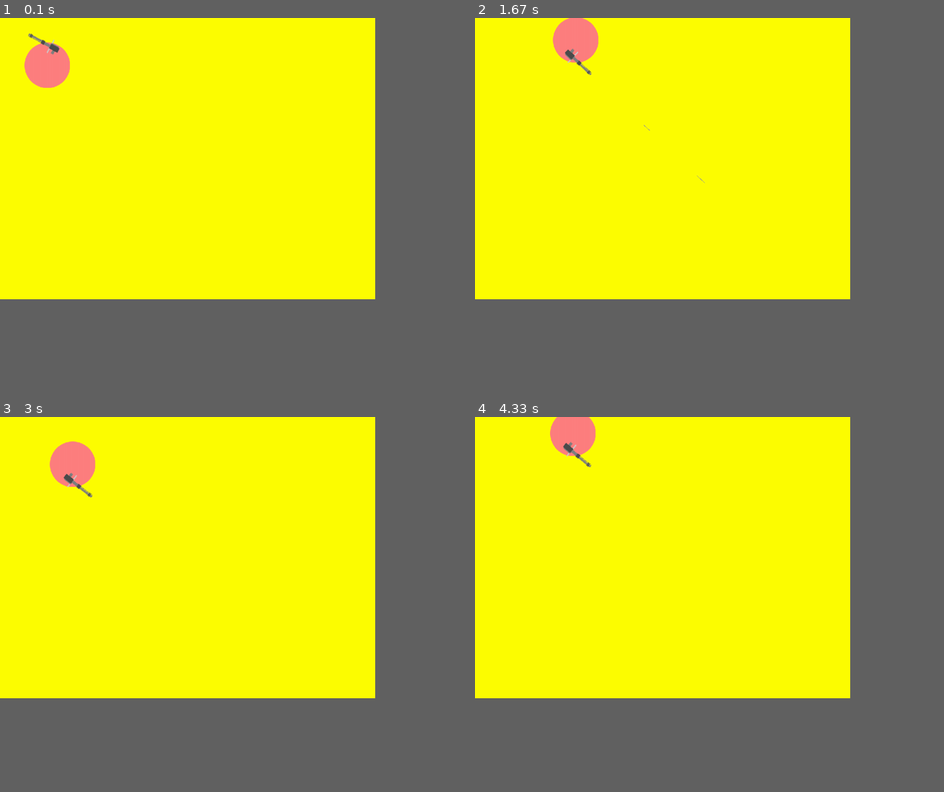
Above: before the commit, frames 1-4 (two rows, left to right).
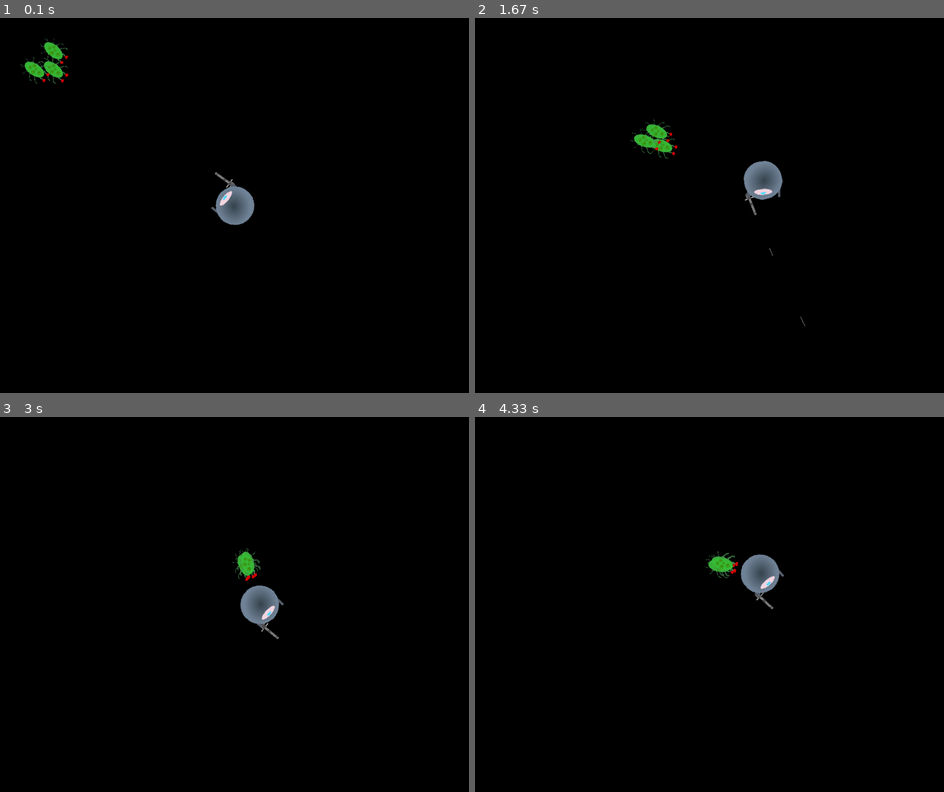
Above: after the commit, the same moments.

Repository: 12ali21/pygame-shooter
Game: pygame game, started from main.py
Two runs of this game, one before a commit and one after it. Both use one fixed random seed, a clock stepped at 60 frames per second and the inputs below.
Inputs (mouse positions are in pixels of both pictures, inside the frame that each line leads up to):
- Up to frame 1 (0.1 s): no input
- Up to frame 2 (1.67 s): press the mouse at (859, 194) at 0.37 s; move the mouse to (784, 213) at 0.47 s; release the mouse at (709, 231) at 0.6 s; hold D 0.67-1.13 s; click (596, 209) at 0.75 s; hold W 1.17-1.47 s; click (564, 291) at 1.25 s; hold D from 1.5 s (still down); click (765, 239) at 1.58 s
- Up to frame 3 (3 s): release D at 1.97 s; hold A 2-2.53 s; click (121, 529) at 2.08 s; hold S 2.57-2.87 s; click (239, 645) at 2.65 s; hold A from 2.9 s (still down); click (412, 747) at 2.98 s
- Up to frame 4 (4.33 s): release A at 3.3 s; hold W 3.33-3.7 s; click (634, 480) at 3.42 s; hold D from 3.73 s (still down); click (873, 702) at 3.82 s
In our replay, the window is 720x540 before the commit and 900x720 after it. These sizes can differ from the game's own. Grey fills any space a smaller window leaves; there, only what the larger window draws over its background counts as a difference.

The runs differ from the first frame. In frame 1, 60% of the frame differs, in the area x 0-80%, y 0-75%; in frame 2, 60%, in the area x 0-80%, y 0-83%; in frame 3, 60%; in frame 4, 60%.

Commit message:
player image and basic enemy ai

Diff:
--- /dev/null
+++ b/character.py
@@ -0,0 +1,92 @@
+import pygame
+from pygame.sprite import Group
+import util
+from groups import *
+from weapon import MiniGun
+import math
+
+class Character(pygame.sprite.Sprite):
+    def __init__(self, *groups: Group, image, rect, hp) -> None:
+        super().__init__(*groups)
+        self.original_image = image
+        self.original_rect = rect
+        self.image = self.original_image
+        self.rect = self.original_rect
+
+        self.hitpoints = hp
+
+    def damage(self, amount):
+        self.hitpoints -= amount
+        if(self.hitpoints <= 0):
+            self.kill()
+
+
+
+class Player(Character):
+    weapon = None
+    movement_speed = 200
+
+    def __init__(self, *groups: Group) -> None:
+        image, rect = util.load_image("player.png", scale=0.55)
+        window_size = pygame.display.get_window_size()
+        rect.center = (window_size[0] / 2, window_size[1] / 2)
+        super().__init__(*groups, image=image, rect=rect, hp=1000)
+
+
+
+    def update(self, dt):
+
+        # Get pressed keys
+        keys = pygame.key.get_pressed()
+        if(keys[pygame.K_w]):
+            self.rect.y -= dt * self.movement_speed
+        if(keys[pygame.K_s]):
+            self.rect.y += dt * self.movement_speed
+        if(keys[pygame.K_d]):
+            self.rect.x += dt * self.movement_speed
+        if(keys[pygame.K_a]):
+            self.rect.x -= dt * self.movement_speed
+
+        if(self.weapon):
+            if(pygame.mouse.get_pressed(3)[0] == True):
+                self.weapon.set_shooting(True)
+            else:
+                self.weapon.set_shooting(False)
+
+        target_pos = pygame.mouse.get_pos()
+        direction = (pygame.Vector2(target_pos) - self.rect.center).angle_to((0,0))
+        self.image = pygame.transform.rotate(self.original_image, direction-90)
+        self.rect = self.image.get_rect(center = self.rect.center)
+
+
+    def assign_weapon(self, weapon: MiniGun):
+        self.weapon = weapon
+
+
+
+class Amoebite(Character):
+    movement_speed = 250
+    def __init__(self, *groups: Group, coordinates, target) -> None:
+
+        image, rect = util.load_image('enemy1.png', scale=0.1)
+        rect.center = coordinates
+
+        self.target = target
+        super().__init__(*groups, image=image, rect=rect, hp=250)
+
+    def update(self, dt):
+        target_vector = util.get_vector(self.rect.center, self.target.rect.center)
+        direction = target_vector.angle_to((0,0))
+        self.image = pygame.transform.rotate(self.original_image, direction - 90)
+        self.rect = self.image.get_rect(center=self.rect.center)
+
+        if(target_vector.length() > 100):
+            angle_radians = math.radians(direction)
+            print(self.rect, end='  ')
+            self.rect = self.rect.move(math.cos(angle_radians)*dt*self.movement_speed, -math.sin(angle_radians)*dt*self.movement_speed)
+            print(self.rect)
+
+        collided_bullets = self.rect.collideobjectsall(player_projectile_group.sprites())
+        for b in collided_bullets:
+            self.damage(b.damage)
+            b.kill()
--- /dev/null
+++ b/groups.py
@@ -0,0 +1,4 @@
+import pygame
+
+all_sprites_group = pygame.sprite.Group()
+player_projectile_group = pygame.sprite.Group()
--- a/main.py
+++ b/main.py
@@ -5,23 +5,29 @@
 import math
 import os
 from projectile import Projectile
-from player import Player
+from character import *
 from weapon import MiniGun
-from util import all_sprites_group
+from groups import *
+import util
 
 pygame.init()
 
 main_dir = os.path.split(os.path.abspath(__file__))[0]
 
-screen = pygame.display.set_mode((800,600))
+screen = pygame.display.set_mode((1000,800))
 clock = pygame.time.Clock()
 
 dt = 0
 
 projectiles_group = pygame.sprite.Group()
 
-player = Player(all_sprites_group, coordinates=(100,100))
-gun = MiniGun(all_sprites_group, wielder=player, dist_to_center=player.rect.width/2)
+player = Player()
+gun = MiniGun(wielder=player, dist_to_center=player.rect.width/2)
+enemy = Amoebite(all_sprites_group, coordinates=(100,100), target=player)
+enemy = Amoebite(all_sprites_group, coordinates=(60,100), target=player)
+enemy = Amoebite(all_sprites_group, coordinates=(100,60), target=player)
+
+all_sprites_group.add(gun, player)
 player.assign_weapon(gun)
 
 
@@ -45,7 +51,7 @@
     all_sprites_group.update(dt)
 
     # Draw background (DON'T DRAW ANYTHING BEFORE THIS)
-    screen.fill('yellow')
+    screen.fill('black')
     all_sprites_group.draw(screen)
     pygame.display.flip()
 
--- a/player.py
+++ /dev/null
@@ -1,37 +0,0 @@
-import pygame
-from pygame.sprite import Group
-import util
-from weapon import MiniGun
-
-class Player(pygame.sprite.Sprite):
-    weapon = None
-    player_speed = 200
-
-    def __init__(self, *groups: Group, coordinates: tuple) -> None:
-        super().__init__(*groups)
-        self.image, self.rect = util.load_image("player.png", scale=0.65)
-        self.rect.center = coordinates
-
-    def update(self, dt):
-
-
-        # Get pressed keys
-        keys = pygame.key.get_pressed()
-        if(keys[pygame.K_w]):
-            self.rect.y -= dt * self.player_speed
-        if(keys[pygame.K_s]):
-            self.rect.y += dt * self.player_speed
-        if(keys[pygame.K_d]):
-            self.rect.x += dt * self.player_speed
-        if(keys[pygame.K_a]):
-            self.rect.x -= dt * self.player_speed
-
-        if(self.weapon):
-            if(pygame.mouse.get_pressed(3)[0] == True):
-                self.weapon.shooting = True
-            else:
-                self.weapon.shooting = False
-
-
-    def assign_weapon(self, weapon: MiniGun):
-        self.weapon = weapon
--- a/projectile.py
+++ b/projectile.py
@@ -6,7 +6,7 @@
 from pygame.sprite import Group
 
 class Projectile(pygame.sprite.Sprite):
-    def __init__(self, *groups: Group, rect: pygame.Rect , image, direction, speed) -> None:
+    def __init__(self, *groups: Group, rect: pygame.Rect , image, direction, speed, damage) -> None:
         super().__init__(*groups)
 
         self.image = image
@@ -14,6 +14,8 @@
 
         self.speed = speed
         self.direction = direction
+
+        self.damage = damage
 
     def update(self, dt):
         angle = math.radians(self.direction)
@@ -36,4 +38,4 @@
         self.rect = self.image.get_rect()
         self.rect.center = starting_pos
 
-        super().__init__(*groups, rect=self.rect, image=self.image, direction=direction, speed=5000)
+        super().__init__(*groups, rect=self.rect, image=self.image, direction=direction, speed=5000, damage=8)
--- a/util.py
+++ b/util.py
@@ -4,7 +4,6 @@
 main_dir = os.path.split(os.path.abspath(__file__))[0]
 data_dir = os.path.join(main_dir, "data")
 
-all_sprites_group = pygame.sprite.Group()
 
 
 # functions to create our resources
@@ -36,3 +35,6 @@
     sound = pygame.mixer.Sound(fullname)
 
     return sound
+
+def get_vector(point1, point2):
+    return pygame.Vector2(point2) - pygame.Vector2(point1)
--- a/weapon.py
+++ b/weapon.py
@@ -4,6 +4,7 @@
 import math
 import random
 from projectile import MinigunBullet
+from groups import *
 
 class MiniGun(pygame.sprite.Sprite):
 
@@ -12,32 +13,54 @@
         self.shooting = False
         self.fire_rate = 4000
         self.time_between_shots = 0
+        self.shooting_started = False
+
+        self.shooting_sound = util.load_sound('minigun_shooting.mp3')
 
         super().__init__(*groups)
         self.wielder = wielder
         print(dist_to_center)
-        self.original_image, self.original_rect = util.load_image("minigun.png", scale=0.5)
+        self.original_image, self.original_rect = util.load_image("minigun.png", scale=0.35)
 
         self.image = self.original_image
         self.rect = self.original_rect
 
     def update(self, dt):
-        offset_vector = pygame.Vector2(-20, -40)
-        pivot_vector = pygame.Vector2(self.wielder.rect.width/2, 0)
 
+        # need wielder facing for fixing the position of gun
         wielder_facing = (pygame.Vector2(self.target_pos) - self.wielder.rect.center).angle_to((0,0))
+        # and gun faces this direction
         gun_facing = (pygame.Vector2(self.target_pos) - self.rect.center).angle_to((0,0))
-        if math.fabs(gun_facing - wielder_facing) > 50:
+
+        # FIXME: minigun goes crazy when target is close enough
+        # a limit on how close the gun can shoot
+        if (pygame.Vector2(self.target_pos) - self.wielder.rect.center).length() < 50:
             gun_facing = wielder_facing + 50
-        print(wielder_facing - gun_facing)
 
+
+
+        # rotating the gun first
         self.image = pygame.transform.rotate(self.original_image, (gun_facing)-90)
         self.rect = self.image.get_rect()
 
+        # now fixing the gun position
+        # first create offset vectors in the original position (Gun and character facing up)
+        offset_vector = pygame.Vector2(-10, -25)
+        pivot_vector = pygame.Vector2(self.wielder.original_rect.width/2, 0)
         sum_vector = offset_vector + pivot_vector
+
+
+        # now rotate the vectors to character direction
         sum_vector = sum_vector.rotate(-wielder_facing + 90)
-        self.rect.center = self.wielder.rect.center + sum_vector
 
+        # an offset for the weapon wielding point
+        weapon_center_offset = pygame.Vector2(0, -self.original_rect.height/2).rotate(-gun_facing+ 90)
+
+
+        # fixing the gun position from center of the character and offset by the sum vector
+        self.rect.center = self.wielder.rect.center + sum_vector + weapon_center_offset
+
+        # shoot bullets if the trigger is on
         if(self.shooting):
             self.shoot(dt, gun_facing)
         else:
@@ -48,16 +71,26 @@
         self.target_pos = target_pos
 
     def set_shooting(self, shooting:bool):
-        self.shooting == shooting
+        self.shooting = shooting
+        if(shooting and not self.shooting_started):
+            self.shooting_started = True
+            self.shooting_sound.play(-1)
+        elif(not shooting):
+            self.shooting_started = False
+            self.shooting_sound.stop()
+
 
     def shoot(self, dt, direction):
         self.time_between_shots += dt
-
         if(self.time_between_shots >= 60/self.fire_rate):
             self.time_between_shots = 0
+
+            # this vector is needed to shoot from end of the barrel
             offset_vector = pygame.Vector2(0, self.original_rect.height/2)
             offset_vector = offset_vector.rotate(-direction-90)
+
+            # recoil to make it more natural
             recoil = 1.5
             direction_offset = random.randint(-recoil*10, +recoil*10)/10
 
-            MinigunBullet(util.all_sprites_group, starting_pos=self.rect.center + offset_vector, direction=direction+direction_offset)
+            MinigunBullet(all_sprites_group, player_projectile_group, starting_pos=self.rect.center + offset_vector, direction=direction+direction_offset)
Binary file added: data/amoebite/walk/1.png
Binary file added: data/amoebite/walk/2.png
Binary file added: data/amoebite/walk/3.png
Binary file added: data/amoebite/walk/4.png
Binary file added: data/amoebite/walk/5.png
Binary file added: data/amoebite/walk/6.png
Binary file added: data/amoebite/walk/7.png
Binary file added: data/amoebite/walk/8.png
Binary file added: data/enemy1.png
Binary file changed: data/player.png
Not shown, added: data/M134 Minigun - Sound Effects [TubeRipper.com] (copy).mp3
Not shown, added: data/minigun_shooting.mp3
